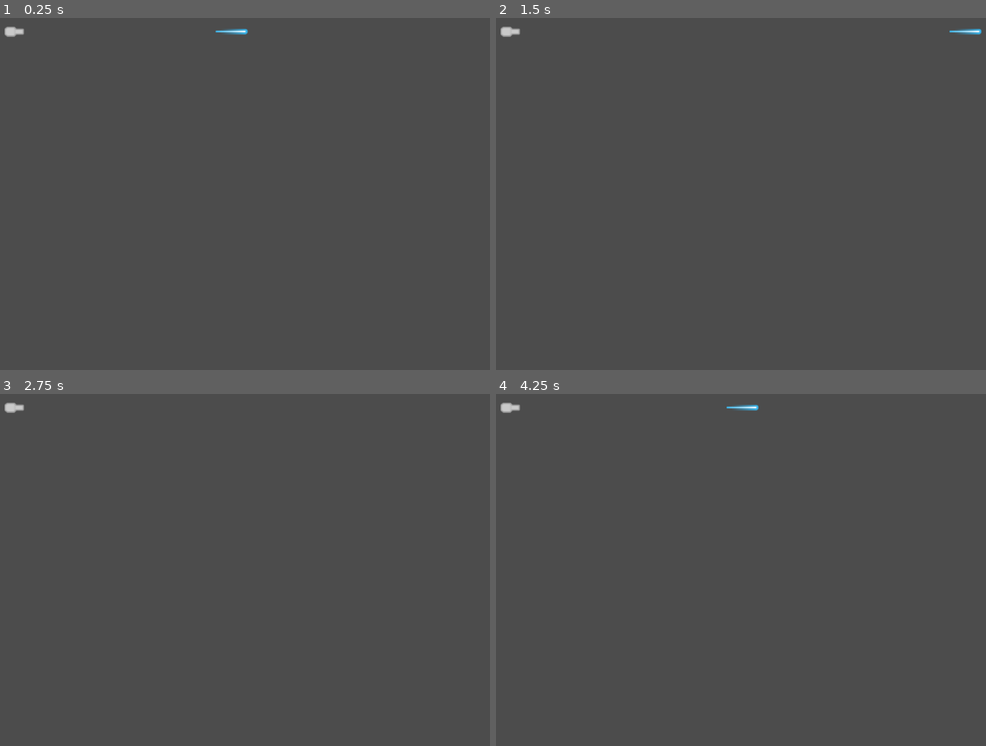
Above: before the commit, frames 1-4 (two rows, left to right).
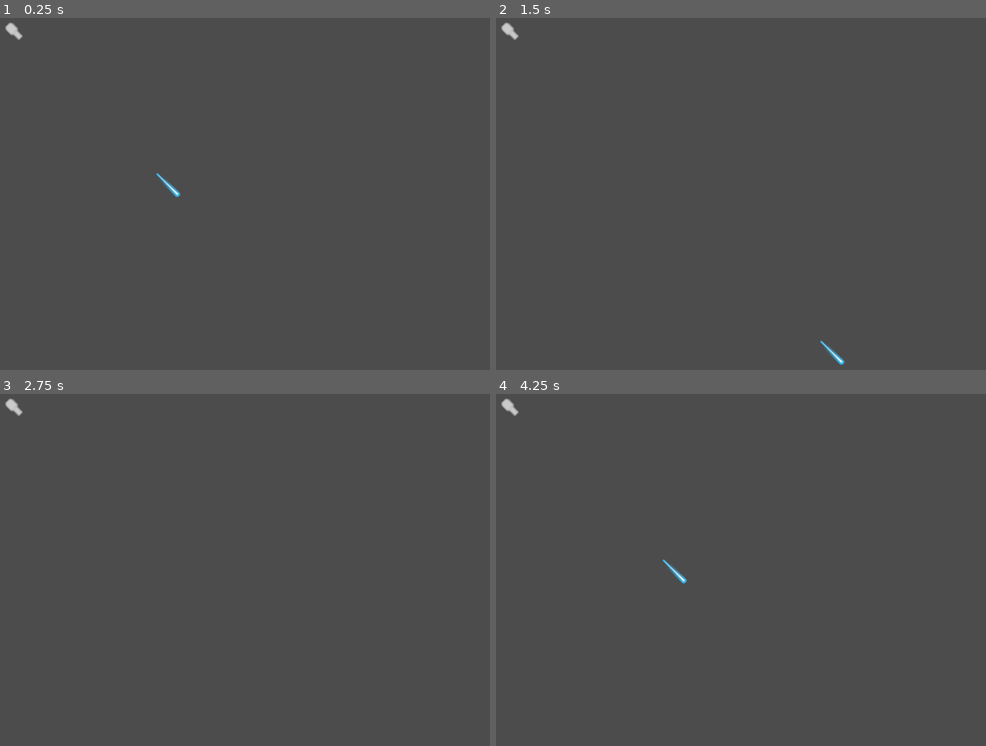
Above: after the commit, the same moments.

Repository: JarLowrey/GodotWeapons
Game: Godot game, scene res://Test/src/2dTest.tscn
Two runs of this game, one before a commit and one after it. Both use one fixed random seed, a clock stepped at 60 frames per second and the inputs below.
Inputs:
- Up to frame 1 (0.25 s): no input
- Up to frame 2 (1.5 s): no input
- Up to frame 3 (2.75 s): no input
- Up to frame 4 (4.25 s): no input

The runs differ from the first frame. In frame 1, 0.3% of the frame differs, in the area x 0-51%, y 1-51%; in frame 2, 0.3%; in frame 3, 0.1%; in frame 4, 0.3%.

Commit message:
kill on screen exit and time are working

Diff:
--- a/Bullet/Bullet.gd
+++ b/Bullet/Bullet.gd
@@ -10,12 +10,16 @@
 
 var traveled_dist = 0 #must be updated in 2d/3d children physics_process
 
+var _vis_signal_is_connected = false
+
 signal bullet_killed
 
-func _on_ready():
+func _ready():
 	if kill_after_time:
 		$SelfDestructTimer.connect("timeout",self,"kill")
 		$SelfDestructTimer.start()
+
+	set_kill_on_viewport_exit(kill_on_exit) #setting from editor will not connect signal since node is not loaded
 
 func _physics_process(delta):
 	if kill_after_travel_dist > 0 and traveled_dist >= kill_after_travel_dist:
@@ -24,11 +28,14 @@
 func set_kill_on_viewport_exit(val):
 	kill_on_exit = val
 	if is_inside_tree():
-		if kill_on_exit:
+		if kill_on_exit and not _vis_signal_is_connected:
 			$VisibilityNotifier.connect("screen_exited",self,"kill")
-		else:
+			_vis_signal_is_connected = true
+		elif _vis_signal_is_connected:
 			$VisibilityNotifier.disconnect("screen_exited",self,"kill")
+			_vis_signal_is_connected = false
 
 func kill(arg=null):
+	print("killed")
 	emit_signal("bullet_killed",self)
 	queue_free()
--- a/Bullet/Bullet2D.gd
+++ b/Bullet/Bullet2D.gd
@@ -6,6 +6,7 @@
 var _vel = Vector2()
 
 func init_inst():
+	self.z_index = my_gun.z_index - 1
 	self.global_rotation = my_muzzle.global_rotation
 	self.global_position = my_muzzle.global_position
 	_vel = Vector2(speed,0).rotated(self.global_rotation)
--- a/Bullet/Bullet2D.tscn
+++ b/Bullet/Bullet2D.tscn
@@ -2,7 +2,7 @@
 
 [ext_resource path="res://Bullet/Bullet2D.gd" type="Script" id=1]
 
-[node name="Bullet2D" type="Node2D" index="0"]
+[node name="Bullet2D" type="Node2D"]
 
 script = ExtResource( 1 )
 kill_after_time = false
--- a/Muzzle/Muzzle2D.tscn
+++ b/Muzzle/Muzzle2D.tscn
@@ -5,6 +5,9 @@
 [node name="Muzzle2D" type="Position2D"]
 
 script = ExtResource( 1 )
+_sections_unfolded = [ "Z Index" ]
 bullet_scene = null
 
 [node name="BulletContainer" type="Node" parent="." index="0"]
+
+_sections_unfolded = [ "Pause" ]
--- a/Test/src/BasicBullet.tscn
+++ b/Test/src/BasicBullet.tscn
@@ -9,9 +9,11 @@
 radius = 10.0
 height = 20.0
 
-[node name="Bullet2D" instance=ExtResource( 1 )]
+[node name="Bullet2D" index="0" instance=ExtResource( 1 )]
 
-kill_on_exit = true
+[node name="SelfDestructTimer" parent="." index="0"]
+
+wait_time = 0.1
 
 [node name="Sprite" type="Sprite" parent="." index="2"]
 
--- a/Test/src/BasicGun.tscn
+++ b/Test/src/BasicGun.tscn
@@ -1,18 +1,21 @@
 [gd_scene load_steps=5 format=2]
 
 [ext_resource path="res://Gun/Gun2D.tscn" type="PackedScene" id=1]
-[ext_resource path="res://Test/assets/gun01.png" type="Texture" id=2]
-[ext_resource path="res://Muzzle/Muzzle2D.tscn" type="PackedScene" id=3]
-[ext_resource path="res://Test/src/BasicBullet.tscn" type="PackedScene" id=4]
+[ext_resource path="res://Muzzle/Muzzle2D.tscn" type="PackedScene" id=2]
+[ext_resource path="res://Test/src/BasicBullet.tscn" type="PackedScene" id=3]
+[ext_resource path="res://Test/assets/gun01.png" type="Texture" id=4]
 
 [node name="BasicGun" instance=ExtResource( 1 )]
 
-[node name="Sprite" type="Sprite" parent="." index="3"]
+rotation = 0.785398
+_sections_unfolded = [ "Transform" ]
 
-texture = ExtResource( 2 )
-
-[node name="Muzzle2D" parent="MuzzleContainer" index="0" instance=ExtResource( 3 )]
+[node name="Muzzle2D" parent="MuzzleContainer" index="0" instance=ExtResource( 2 )]
 
 position = Vector2( 15.4044, 0 )
 _sections_unfolded = [ "Transform" ]
-bullet_scene = ExtResource( 4 )
+bullet_scene = ExtResource( 3 )
+
+[node name="Sprite" type="Sprite" parent="." index="3"]
+
+texture = ExtResource( 4 )
